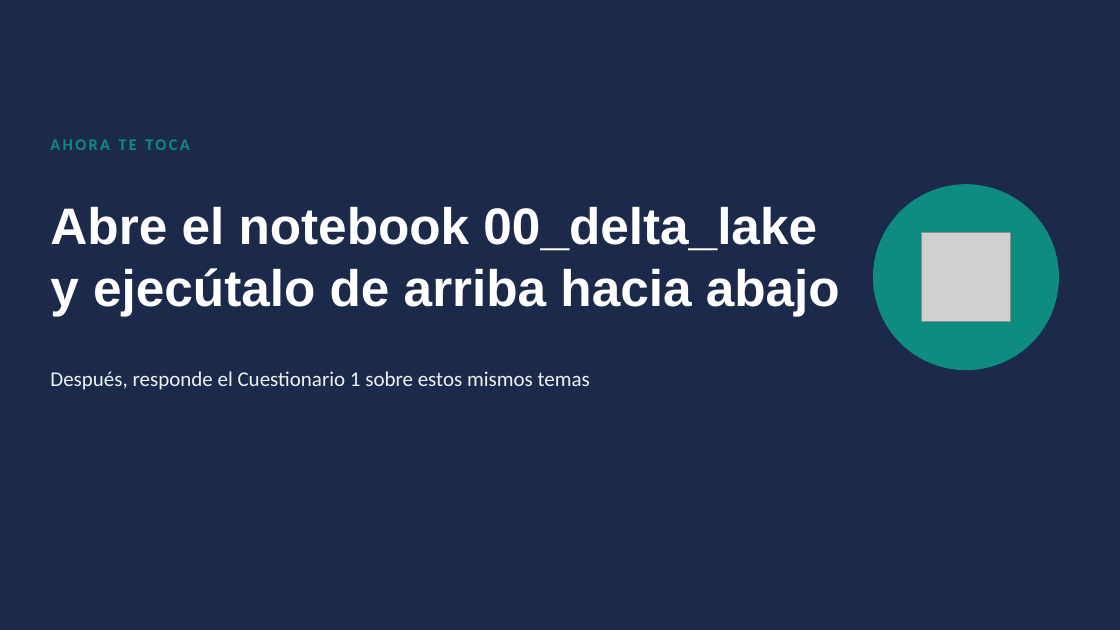
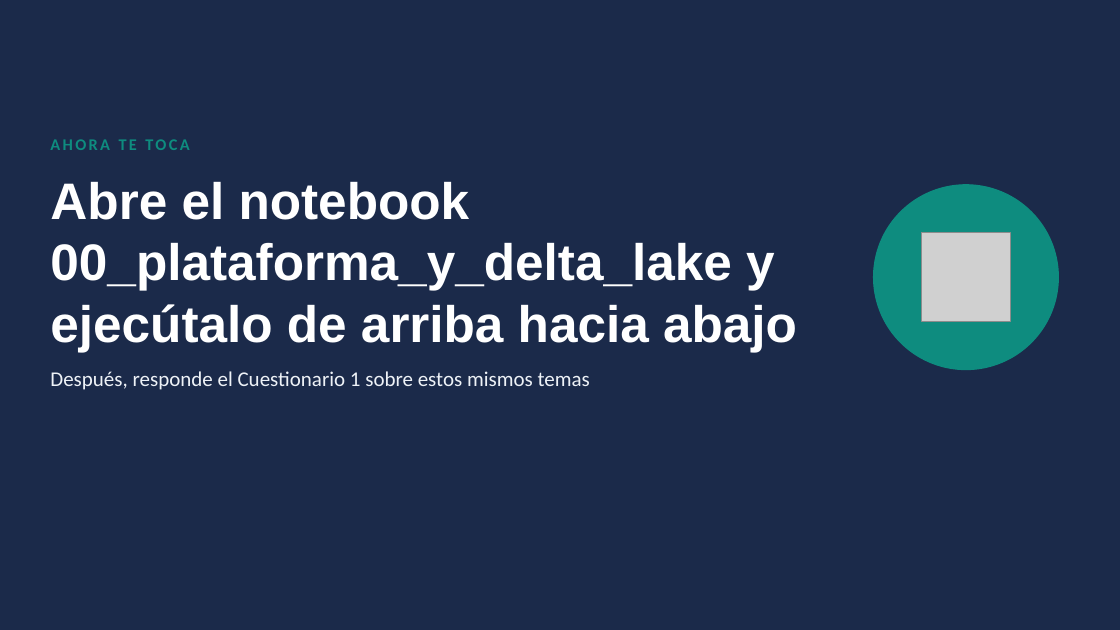
Before and after one commit to tpt-francesco/associate-data-engineer-tpt, a slide deck: slide 15 of 00_plataforma_y_delta_lake/00_plataforma_y_delta_lake.pptx. Drawn at 1120x630 pixels with LibreOffice and Linux fonts; fonts in the diff are those of the drawing; grey boxes stand for pictures. Boxes give left, top, right and bottom in pixels: in the first picture for what was removed or moved away, otherwise in the second. Text is boxed around its words. In the diff, an @@ line names an element or a change of style, - is before the commit and + after.

Commit message:
Modificar primer laboratorio

```diff
--- a/00_plataforma_y_delta_lake/00_plataforma_y_delta_lake.pptx
+++ b/00_plataforma_y_delta_lake/00_plataforma_y_delta_lake.pptx
@@ title at [50, 181, 797, 352]: text changed @@
-Abre el notebook 00_delta_lake y ejecútalo de arriba hacia abajo
+Abre el notebook 00_plataforma_y_delta_lake y ejecútalo de arriba hacia abajo
```
